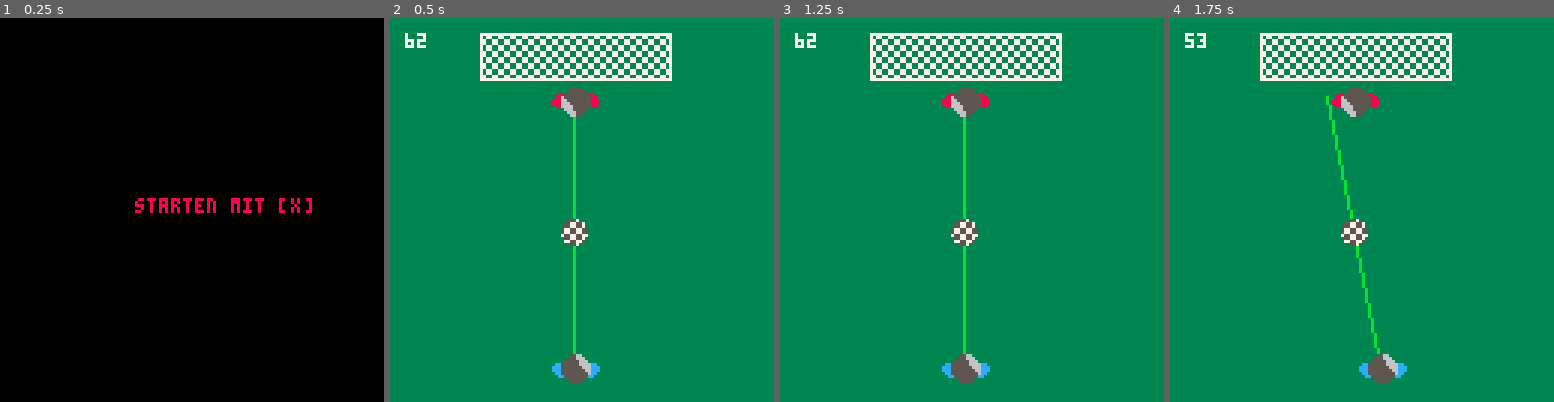
Above: before the commit, frames 1-4 (left to right).
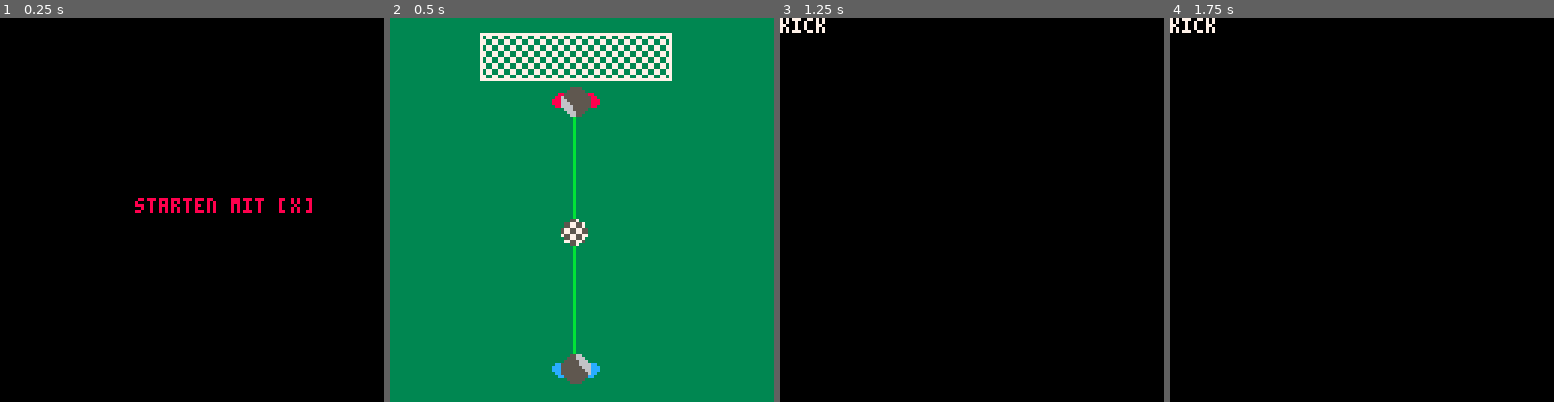
Above: after the commit, the same moments.

Repository: zothynine/torchance
Game: PICO-8 cartridge elfmeter.p8
Two runs of this game, one before a commit and one after it. Both use one fixed random seed, a clock stepped at 60 frames per second and the inputs below.
Inputs:
- Up to frame 1 (0.25 s): no input
- Up to frame 2 (0.5 s): tap X (X key) at 0.33 s
- Up to frame 3 (1.25 s): tap X (X key) at 1.07 s
- Up to frame 4 (1.75 s): hold Right from 1.6 s (still down)

Frame 1 is identical in both runs. In frame 2, 0.1% of the frame differs, in the area x 3-10%, y 3-8%; in frame 3, 100%, in the area x 0-100%, y 0-100%; in frame 4, 100%.

Commit message:
Prepare KICK screen

Diff:
--- a/elfmeter.p8
+++ b/elfmeter.p8
@@ -35,6 +35,11 @@
 		target_x-=1
 	end
 	set_aim_x(target_x)
+
+	if btnp(5) then
+		_update60=update_kick
+		_draw=draw_kick
+	end
 end
 
 function draw_aim()
@@ -50,10 +55,19 @@
 	pal(12,8)
 	spr(1,54,20,2,2,1,1) --goalie
 	pal()
-	print(aim_x,5,5,7)
+	--print(aim_x,5,5,7)
 end
 -->8
---3
+--kick
+
+function update_kick()
+
+end
+
+function draw_kick()
+	cls()
+	print("kick")
+end
 
 -->8
 --4
